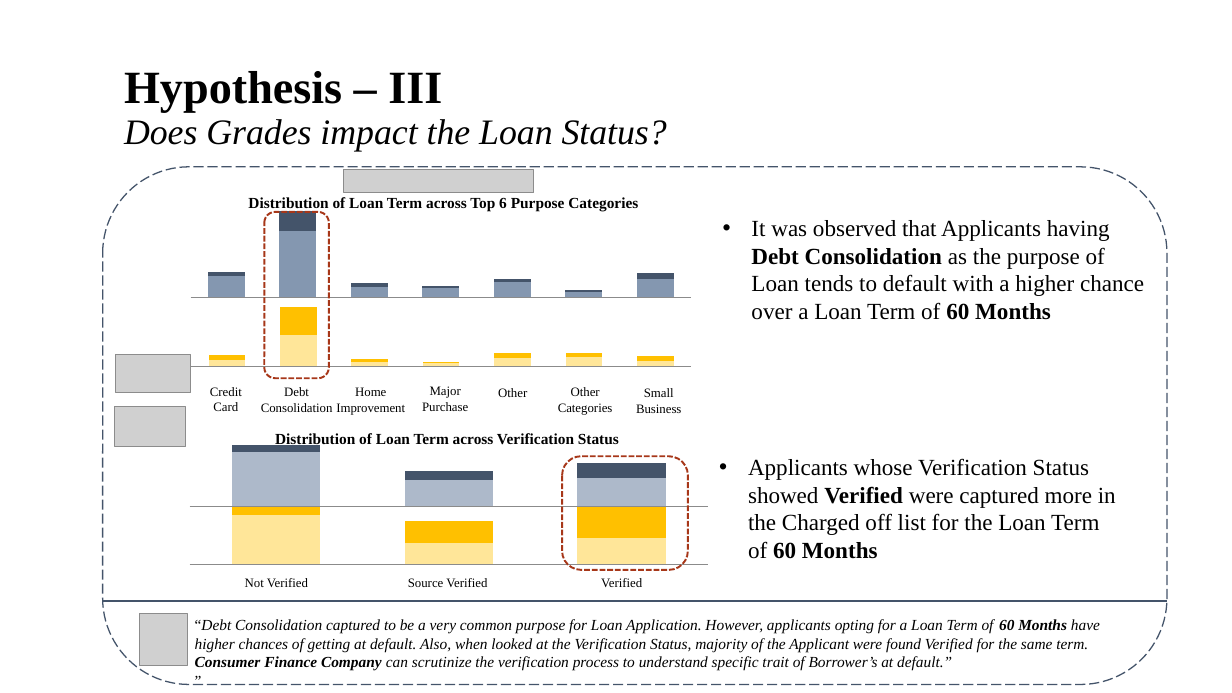
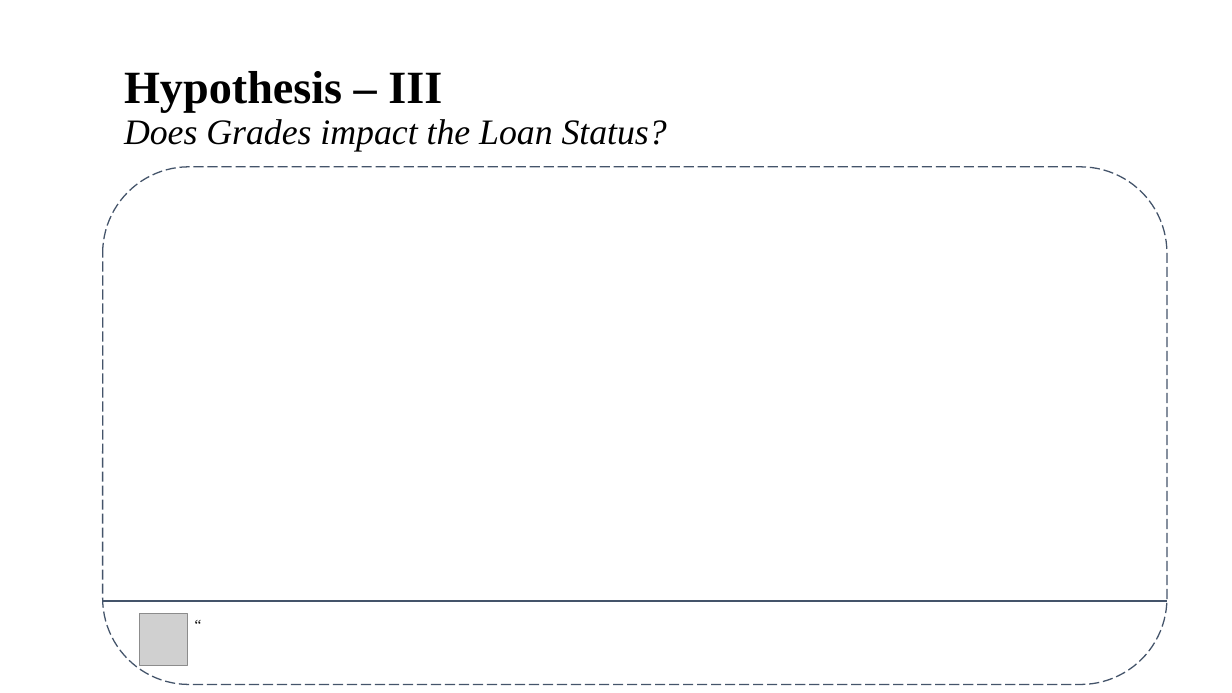
Before and after one commit to brijesh1100/P2-Gramener-Case-Study, a slide deck: slide 8 of Gramener_Case_Study_Presentation_SS.pptx. Drawn at 1232x693 pixels with LibreOffice and Linux fonts; fonts in the diff are those of the drawing; grey boxes stand for pictures; background and template pictures are left out. Boxes give left, top, right and bottom in pixels: in the first picture for what was removed or moved away, otherwise in the second. Text is boxed around its words. In the diff, an @@ line names an element or a change of style, - is before the commit and + after.

Commit message:
PPT 2 Slides Added

```diff
--- a/Gramener_Case_Study_Presentation_SS.pptx
+++ b/Gramener_Case_Study_Presentation_SS.pptx
@@ column stacked chart removed at (141, 168, 692, 393) @@
-categories: 1, 2, 3, 4, 5, 6, 7
-Series 1: 32, 100, 16, 14, 23, 8, 28
-Series 2: 6, 31, 6, 3, 4, 3, 8
@@ picture removed at (344, 170, 534, 193) @@
@@ text removed at (248, 197, 638, 212) @@
-Distribution of Loan Term across Top 6 Purpose Categories
@@ rounded rectangle removed at (264, 212, 329, 378) @@
@@ text removed at (751, 220, 1144, 320) @@
-• It was observed that Applicants having Debt Consolidation as the purpose of Loan tends to default with a higher chance over a Loan Term of 60 Months
@@ column stacked chart removed at (142, 281, 692, 460) @@
-categories: 1, 2, 3, 4, 5, 6, 7
-Series 1: 22, 100, 14, 9, 28, 28, 18
-Series 2: 15, 88, 10, 6, 15, 15, 14
@@ picture removed at (116, 355, 190, 393) @@
@@ text removed at (210, 387, 242, 411) @@
-Credit Card
@@ text removed at (261, 387, 333, 412) @@
-Debt Consolidation
@@ text removed at (336, 387, 405, 415) @@
-Home Improvement
@@ text removed at (422, 386, 468, 411) @@
-Major Purchase
@@ text removed at (498, 388, 527, 397) @@
-Other
@@ text removed at (558, 387, 613, 415) @@
-Other Categories
@@ text removed at (636, 388, 681, 413) @@
-Small Business
@@ picture removed at (115, 407, 186, 446) @@
@@ column stacked chart removed at (140, 433, 710, 508) @@
-categories: 1, 2, 3
-Series 1: 100, 49, 53
-Series 2: 13, 16, 26
@@ text removed at (275, 433, 619, 448) @@
-Distribution of Loan Term across Verification Status
@@ column stacked chart removed at (140, 477, 710, 583) @@
-categories: 1, 2, 3
-Series 1: 100, 43, 52
-Series 2: 30, 44, 72
@@ rounded rectangle removed at (562, 457, 688, 570) @@
@@ text removed at (748, 458, 1116, 559) @@
-• Applicants whose Verification Status showed Verified were captured more in the Charged off list for the Loan Term of 60 Months
@@ text removed at (245, 578, 308, 587) @@
-Not Verified
@@ text removed at (408, 578, 487, 587) @@
-Source Verified
@@ text removed at (601, 578, 642, 587) @@
-Verified
@@ text at (195, 619, 1100, 671): text changed; italic off @@
-“Debt Consolidation captured to be a very common purpose for Loan Application. However, applicants opting for a Loan Term of 60 Months have higher chances of getting at default. Also, when looked at the Verification Status, majority of the Applicant were found Verified for the same term. Consumer Finance Company can scrutinize the verification process to understand specific trait of Borrower’s at default.”
-”
+“
```
Also in this commit, not shown: 1 other slide changed.
